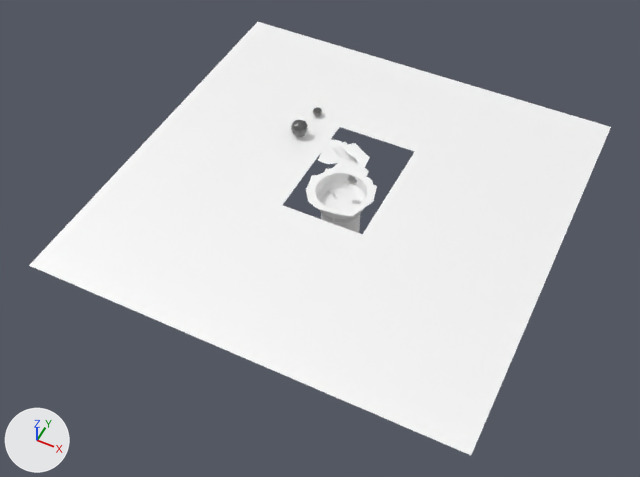
The FBX model public/models/map.fbx: old version first, new version second.
Rendered twice from a 50 mm camera at (0.603, -1.316, 1.454) aimed at (-0.015, -0.079, -0.092). Every picture has the same lights, and +X, +Y and +Z are marked at lower left. The picture after the commit comes second. Where no turn or scale is listed for an object, it has been applied to the vertices. Vertices at exactly the same position are counted once.

Before the edit, the objects in view are built like this:
```python
ob_cutout_remeshed = bpy.data.objects.new('cutout_remeshed', me_mesh_015)
ob_cutout_remeshed.location = (0.0, 0.0, 0.0)
ob_elevator_wheel = bpy.data.objects.new('elevator_wheel', me_mesh_005)
ob_elevator_wheel.location = (0.0, 0.0, 0.0)
ob_lower_shell = bpy.data.objects.new('lower_shell', me_mesh_001)
ob_lower_shell.location = (0.0, 0.0, 0.0)
ob_polysurface4 = bpy.data.objects.new('polySurface4', me_mesh_002)
ob_polysurface4.location = (0.0, 0.0, 0.0)
ob_polysurface4_001 = bpy.data.objects.new('polySurface4.001', me_mesh_006)
ob_polysurface4_001.location = (0.0, 0.0, 0.0)
ob_polysurface4_002 = bpy.data.objects.new('polySurface4.002', me_mesh_010)
ob_polysurface4_002.location = (0.0, 0.0, 0.0)
ob_polysurface8 = bpy.data.objects.new('polySurface8', me_mesh_014)
ob_polysurface8.location = (0.0, 0.0, 0.0)
ob_polysurface9 = bpy.data.objects.new('polySurface9', me_mesh)
ob_polysurface9.location = (0.0, 0.0, 0.0)
ob_psphere3 = bpy.data.objects.new('pSphere3', me_mesh_016)
ob_psphere3.location = (-0.18, 0.116, 0.02)
```
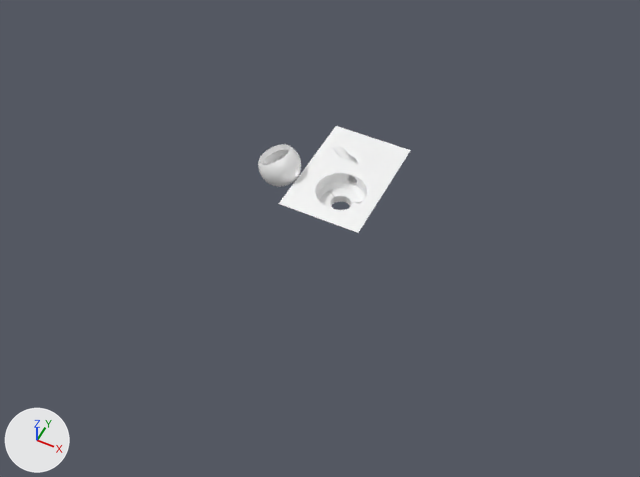
Not visible in the pictures: 'polySurface4', 'polySurface4.001', 'elevator_wheel', 'polySurface4.002'.

Where the newer file only moved an object's origin or applied its transform, the numbers keep the older frame.

Where the change shows, as pixel boxes [x1, y1, x2, y2] in the pictures (640 x 477 px):
'polySurface9', deleted
    before: [29, 22, 611, 455]
'cutout_remeshed', reshaped (85% wider, 29% taller)
    before: [306, 139, 377, 222]
    after: [279, 126, 411, 233]
'pSphere6', added
    after: [258, 144, 301, 187]
'lower_shell', deleted
    before: [321, 212, 360, 233]
'pSphere3', deleted
    before: [291, 107, 322, 137]
'polySurface8', deleted
    before: [330, 196, 351, 210]
part 1 of me_mesh_015, built on
    before: [306, 139, 377, 221]
    after: [279, 126, 411, 233]

The change in detail:
me_mesh_015 is used by ob_cutout_remeshed; location (0.0, 0.0, 0.0).
me_mesh_015 had 3278 vertices, 3679 faces and spanned x -0.101..0.08, y -0.075..0.163, z -0.06..0.002.
me_mesh_015 now has 2446 vertices, 3359 faces and spans x -0.11..0.09, y -0.1..0.2, z -0.06..0.002.
me_mesh_015 part 1: 6 vertices moved from x -0.097..-0.092, y 0.083..0.145, z 0.001..0.002 to x -0.099..-0.091, y 0.083..0.151, z 0.001..0.002; 930 vertices removed from x -0.101..0.074, y -0.068..0.155, z -0.055..0.002; 98 vertices added at x -0.11..0.09, y -0.1..0.2, z 0.0..0.002.
Mesh me_mesh_001_1 is new.
It has 1375 vertices, 2376 faces and spans x -0.0493..0.0492, y -0.0504..0.0504, z -0.0479..0.048.
It uses material mat_stone_mat (white #ffffff).
Object 'lower_shell' (ob_lower_shell) is deleted.
Object 'polySurface4' (ob_polysurface4) is deleted.
Object 'polySurface4.001' (ob_polysurface4_001) is deleted.
Object 'elevator_wheel' (ob_elevator_wheel) is deleted.
Object 'polySurface4.002' (ob_polysurface4_002) is deleted.
Object 'polySurface9' (ob_polysurface9) is deleted.
Object 'polySurface8' (ob_polysurface8) is deleted.
Object 'pSphere3' (ob_psphere3) is deleted.
Object 'pSphere6' (ob_psphere6) is new; it shows me_mesh_001_1.
Its location is (-0.161, 0.0, 0.013).
